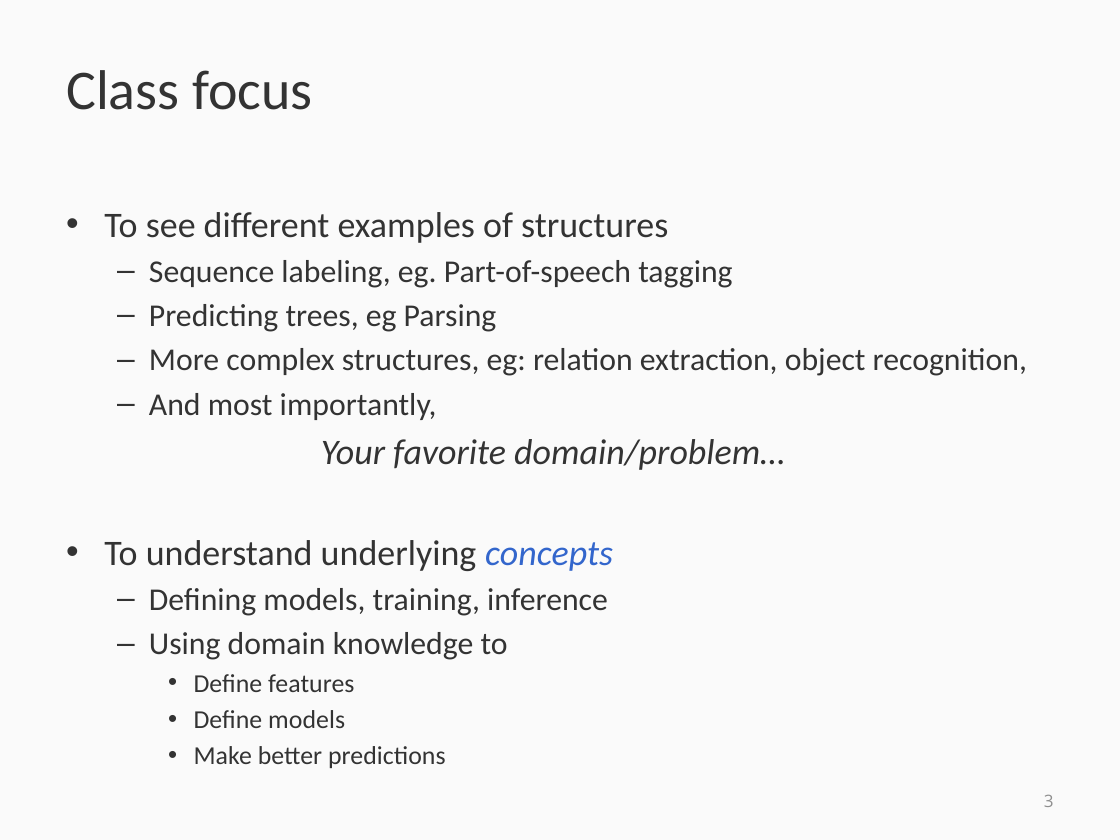
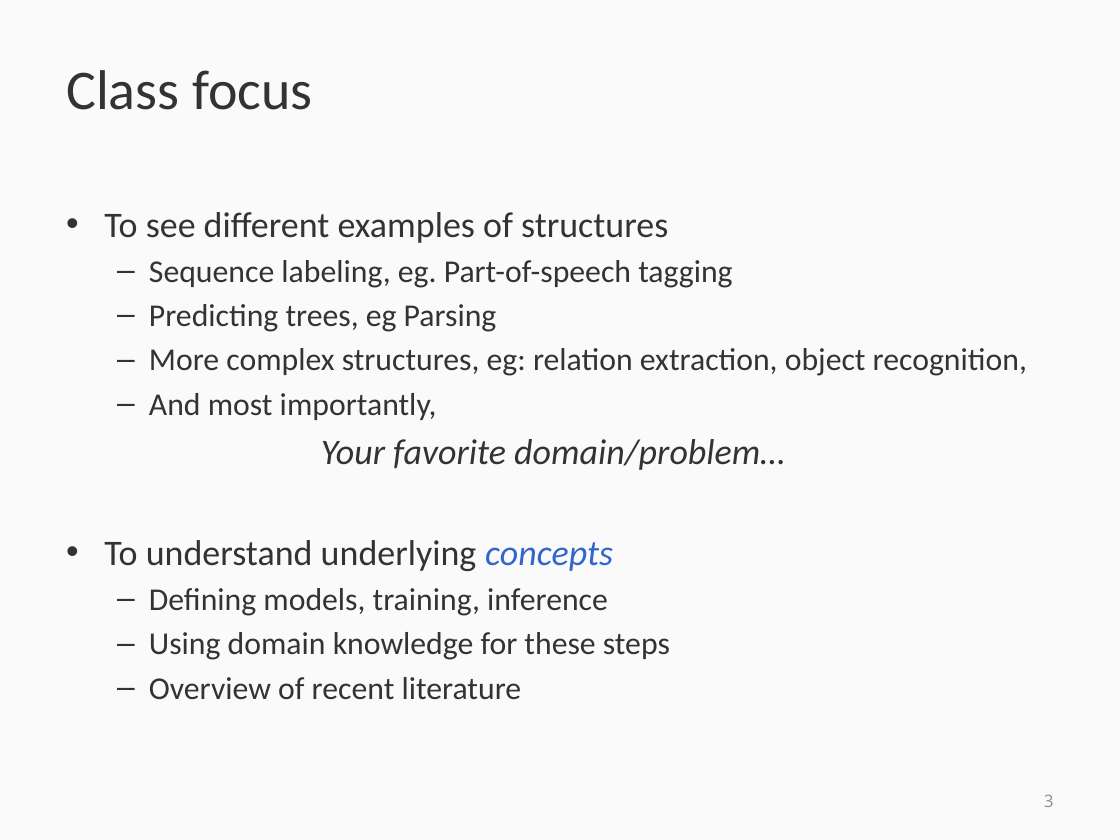
Before and after one commit to svivek/structured-prediction, a slide deck: slide 3 of slides/info/info.pptx. Drawn at 1120x840 pixels with LibreOffice and Linux fonts; fonts in the diff are those of the drawing. Boxes give left, top, right and bottom in pixels: in the first picture for what was removed or moved away, otherwise in the second. Text is boxed around its words. In the diff, an @@ line names an element or a change of style, - is before the commit and + after.

```diff
--- a/slides/info/info.pptx
+++ b/slides/info/info.pptx
@@ text at box(149, 632, 670, 700): text changed; size 16.6 to 20.4 pt @@
-  – Using domain knowledge to
-    • Define features
-    • Define models
-    • Make better predictions
+  – Using domain knowledge for these steps
+  – Overview of recent literature
```
Also in this commit, not shown: 4 other slides changed, 3 other files.
